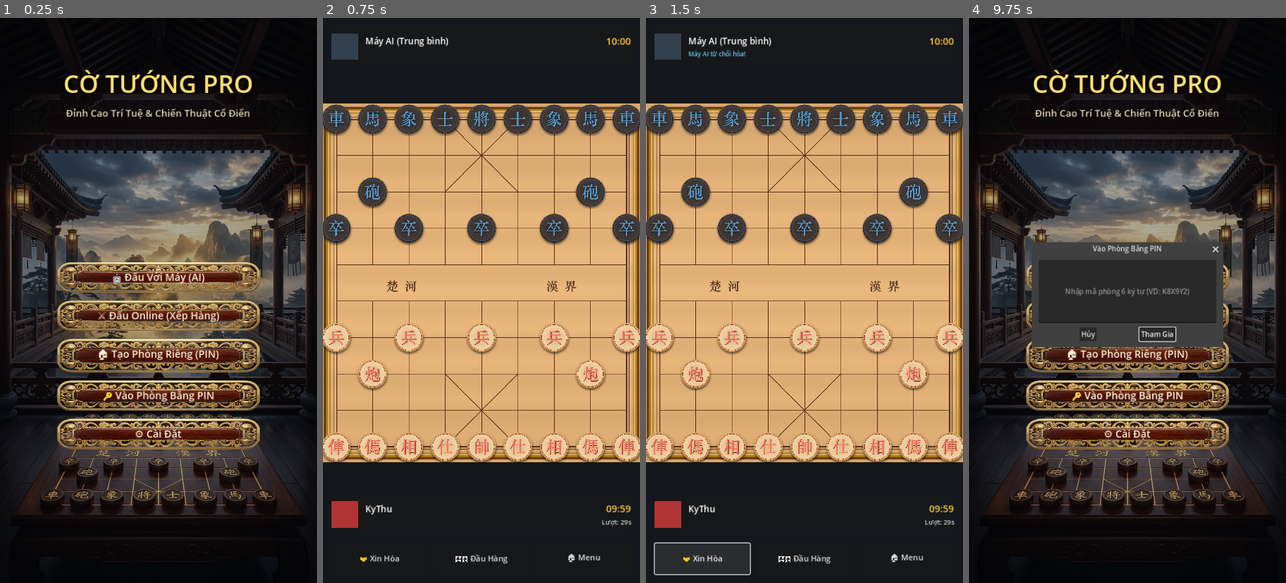
Above: before the commit, frames 1-4 (left to right).
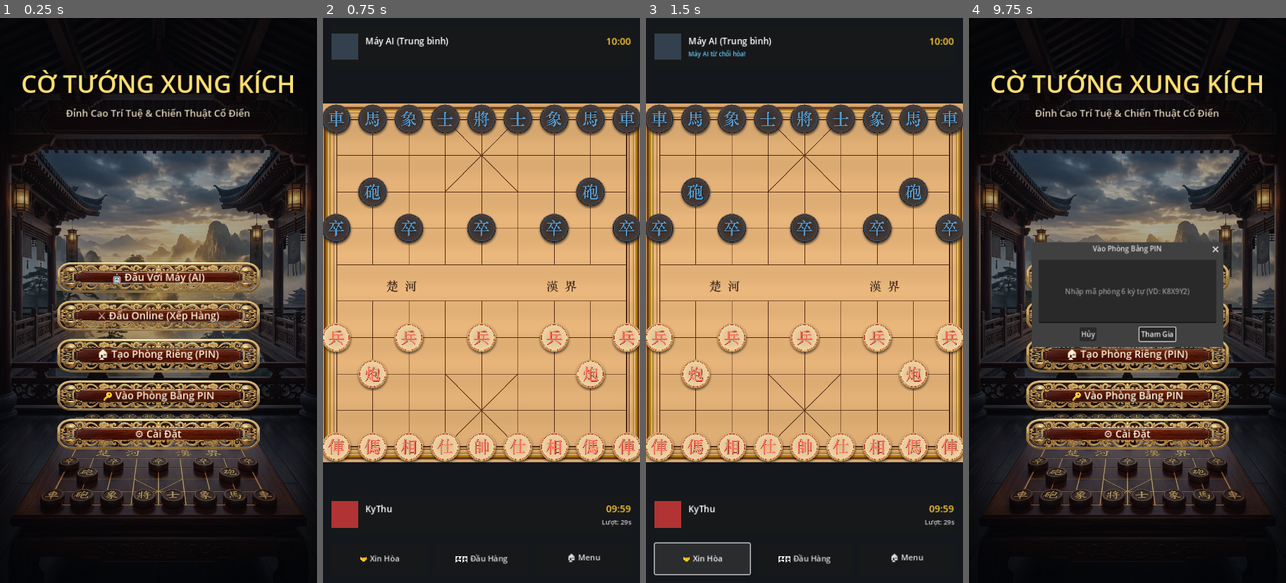
Above: after the commit, the same moments.

Repository: nguyenkhanhduy3455/CoTuongPro
Game: Godot game, scene res://scenes/Main.tscn
The game is run twice, just before and just after one commit, with the same random seed, the same clock (stepped at 60 frames per second) and the same inputs.
Inputs:
- Up to frame 1 (0.25 s): no input
- Up to frame 2 (0.75 s): click "🤖 Đấu Với Máy (AI)" at 0.5 s
- Up to frame 3 (1.5 s): click "🤝 Xin Hòa" at 1.25 s
- Up to frame 4 (9.75 s): click "🏳️ Đầu Hàng" at 2 s; click "🔄 Đấu Lại" at 2.75 s; click "🤝 Xin Hòa" at 3.5 s; click "🏳️ Đầu Hàng" at 4.25 s; click "🔄 Đấu Lại" at 5 s; click "🤝 Xin Hòa" at 5.75 s; click "🏳️ Đầu Hàng" at 6.5 s; click "🔄 Đấu Lại" at 7.25 s; click "🏠 Menu" at 8 s; click "🏠 Tạo Phòng Riêng (PIN)" at 8.75 s; click "🔑 Vào Phòng Bằng PIN" at 9.5 s

The runs differ from the first frame. In frame 1, 1.5% of the frame differs, in the area x 7-93%, y 9-14%; in frame 2, nothing differs; in frame 3, nothing differs; in frame 4, 1.5%.

Commit message:
chore: Đổi tên game thành Cờ Tướng Xung Kích

Diff:
--- a/Game/project.godot
+++ b/Game/project.godot
@@ -6,8 +6,8 @@
 
 [application]
 
-config/name="CoTuongPro"
-config/description="Production-ready responsive 2D Chinese Chess (Xiangqi / Cờ Tướng) game client for mobile & desktop."
+config/name="Cờ Tướng Xung Kích"
+config/description="Production-ready responsive 2D Chinese Chess (Xiangqi / Cờ Tướng Xung Kích) game client for mobile & desktop."
 config/version="1.0.0"
 run/main_scene="res://scenes/Main.tscn"
 config/features=PackedStringArray("4.3", "Mobile")
--- a/Game/scenes/MainMenu.tscn
+++ b/Game/scenes/MainMenu.tscn
@@ -65,7 +65,7 @@
 theme_override_constants/shadow_offset_x = 3
 theme_override_constants/shadow_offset_y = 3
 theme_override_font_sizes/font_size = 56
-text = "CỜ TƯỚNG PRO"
+text = "CỜ TƯỚNG XUNG KÍCH"
 horizontal_alignment = 1
 
 [node name="SubtitleLabel" type="Label" parent="HeaderContainer"]
Not shown, changed: Game/export_presets.cfg
Not shown, changed: Game/README.md
Not shown, changed: Server/README.md
